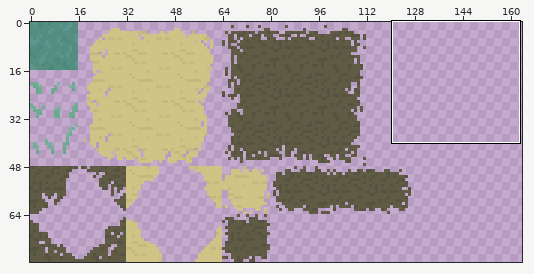
Pixel-art file: Creative/Art/Environment/Tilesets_grass_mud_sand.aseprite. The first picture is a wide view before the edit; the outline marks the close-up.
Close-up. Old version:
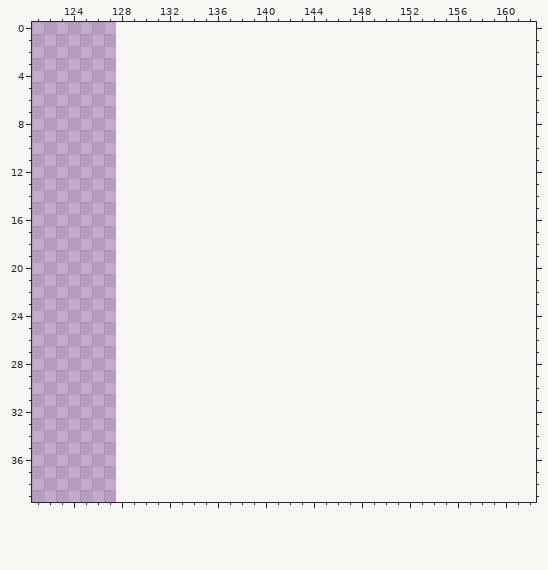
128x80 pixels, 1 frame. Colours within 5 levels of each other are drawn and written as one. Shown: x 121..162, y 0..39. The old version is drawn lined up with the new one, on the new canvas. The wide view leaves out empty margins.
Visible layers, top first: "Mud #2", "Mud", "sand", "grass".
Palette (. is transparent): 
And afterwards:
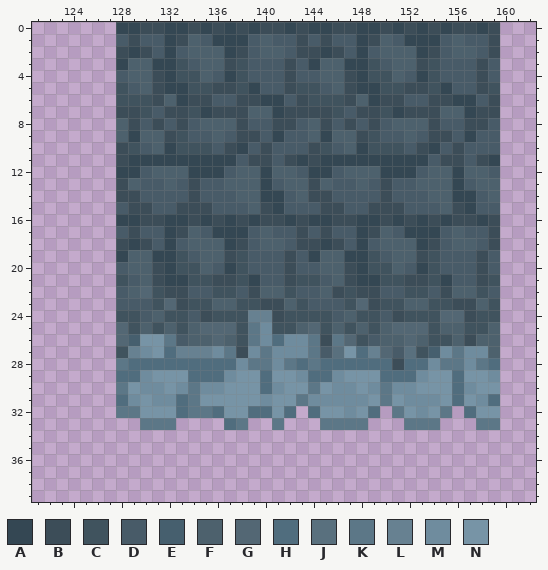
Colours new in this view: A #344753  B #3c4d58  C #40535e  D #485b68  E #465f6e  F #4d616d  G #536774  H #506d7e  J #59707e  K #5c7787  L #678191  M #6f8c9e  N #7794a6
Difference:
canvas 128x80 -> 169x80
y 0: x 128..159 ................................ -> AABBAABABABABBABAABBAABABABABBAB
y 1: x 128..159 ................................ -> DBDDABFDAAADFDDBDBDDABFDAAADFDDB
y 2: x 128..159 ................................ -> BABDADFFFABDFFDBBABDADFFFABDFFDB
y 3: x 128..159 ................................ -> AFFAACDFFBCDDDBDAFFAACDFFBCDDDBD
y 4: x 128..159 ................................ -> DFFBACCFDACDDDBDDFFBACCFDACDDDBD
y 5: x 128..159 ................................ -> CDFBAACCBBCADDBCCDFBAACCBBCADDBC
y 6: x 128..159 ................................ -> CCCBFABBDDBBAADBCCCBFABBDDBBAADB
y 7: x 128..159 ................................ -> BBCDBBCABBBFFABBBBCDBBCABBBFFABB
y 8: x 128..159 ................................ -> FBDBDBDFFFBDDBBDFBDBDBDFFFBDDBBD
y 9: x 128..159 ................................ -> FAFFBCDDFDBBDADDFAFFBCDDFDBBDADD
y 10: x 128..159 ................................ -> BCDFACCCDBADBDDDBCDFACCCDBADBDDD
y 11: x 128..159 ................................ -> BAAAAAAAAADBBDBABAAAAAAAAADBBDBA
y 12: x 128..159 ................................ -> AADFFFAAADFFAFFDAADFFFAAADFFAFFD
y 13: x 128..159 ................................ -> BFDDFDBDDFFFADFFBFDDFDBDDFFFADFF
y 14: x 128..159 ................................ -> BBDDDDBDDDFFAADFBBDDDDBDDDFFAADF
y 15: x 128..159 ................................ -> DBBDDBBBDDDFBADDDBBDDBBBDDDFBADD
y 16: x 128..159 ................................ -> AABBAABABABABBABAABBAABABABABBAB
y 17: x 128..159 ................................ -> DBDDABFDAAADFDDBDBDDABFDAAADFDDB
y 18: x 128..159 ................................ -> BABDADFFFABDFFDBBABDADFFFABDFFDB
y 19: x 128..159 ................................ -> AFFAACDFFBCDDDBDAFFAACDFFBCDDDBD
y 20: x 128..159 ................................ -> DFFBACCFDACDDDBDDFFBACCFDACDDDBD
y 21: x 128..159 ................................ -> CDFBAACCBBCADDBCCDFBAACCBBCADDBC
y 22: x 128..159 ................................ -> DFGCBBDDCCDBFFCDDFBCBBDDCCDBFFCD
y 23: x 128..159 ................................ -> DDDCGBCCFFCCBBFCDDDCGBCCFFCCBBFC
y 24: x 128..159 ................................ -> CCDFCCDBCCCLLBCCCCDFCCDBCCCGGBCC
y 25: x 128..159 ................................ -> GCFCFCFGGGCKMCCFGCFCFCFGGGCFFCCF
y 26: x 128..159 ................................ -> GENNKDFFGFCKMHMMKBKGCDFFGFCCFBFF
y 27: x 128..159 ................................ -> CLMNHLLLMKBMKMMMKDJNHLGDJCEMKMMF
y 28: x 128..159 ................................ -> KHHHHHHHHHMKKMKHKHHHHHHBHHMKKMKH
y 29: x 128..159 ................................ -> HHMNNNHHHMNNHNNMHHMNNNHHHMNNHNNM
y 30: x 128..159 ................................ -> KNMMNMKMMNNNHMNNKNMMNMKMMNNNHMNN
y 31: x 128..159 ................................ -> HMNMMHKNNNNNMNNKMMMMMNKNMMMNHNMH
y 32: x 128..142 ............... -> KKNNNHKKHNNHHNH; x 144..149 ...... -> HNNMNH; x 151..155 ..... -> KNMNK; x 157..159 ... -> HNN
y 33: x 130..132 ... -> KKK; x 137..138 .. -> HK; x 141 . -> K; x 145..148 .... -> KKKK; x 152..154 ... -> KKK; x 158..159 .. -> KK
